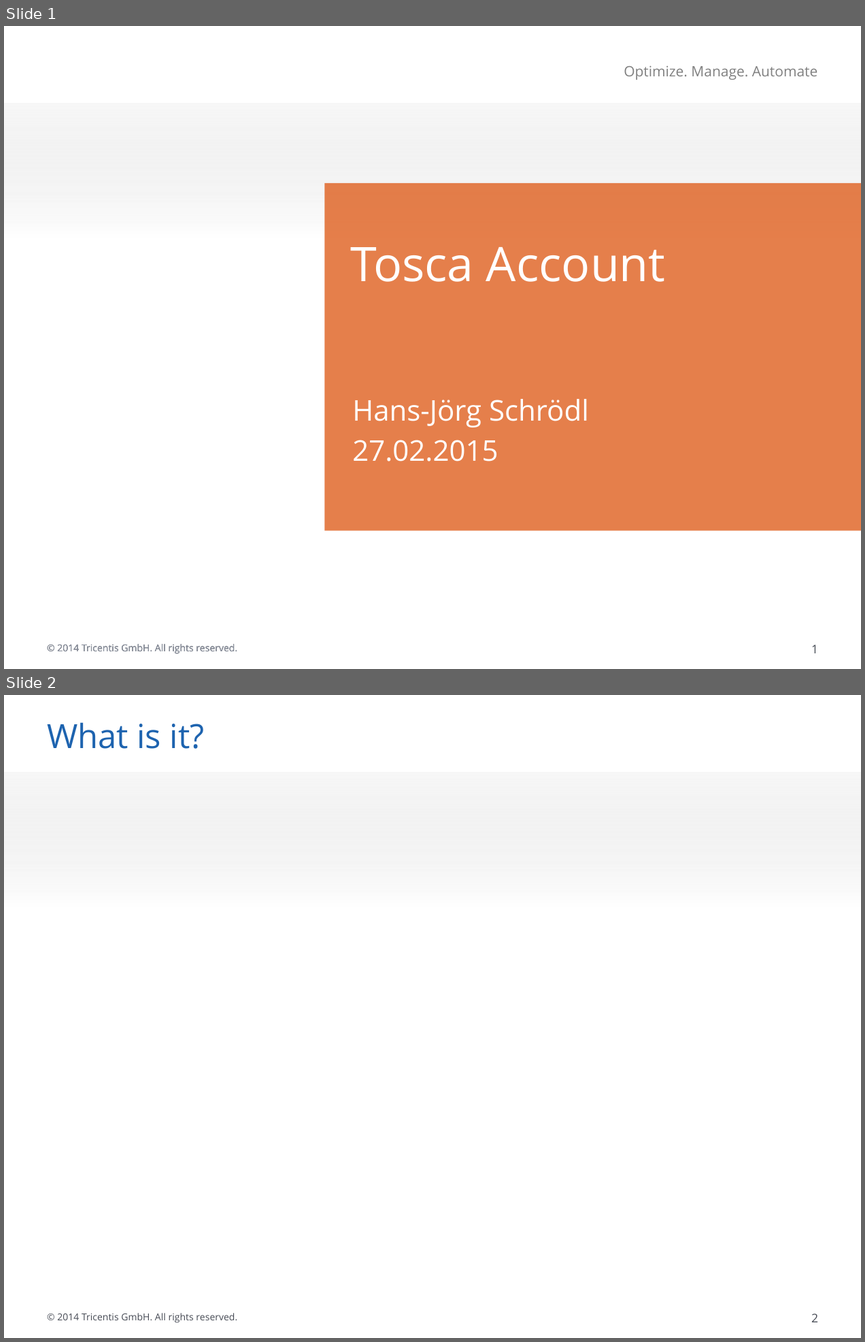
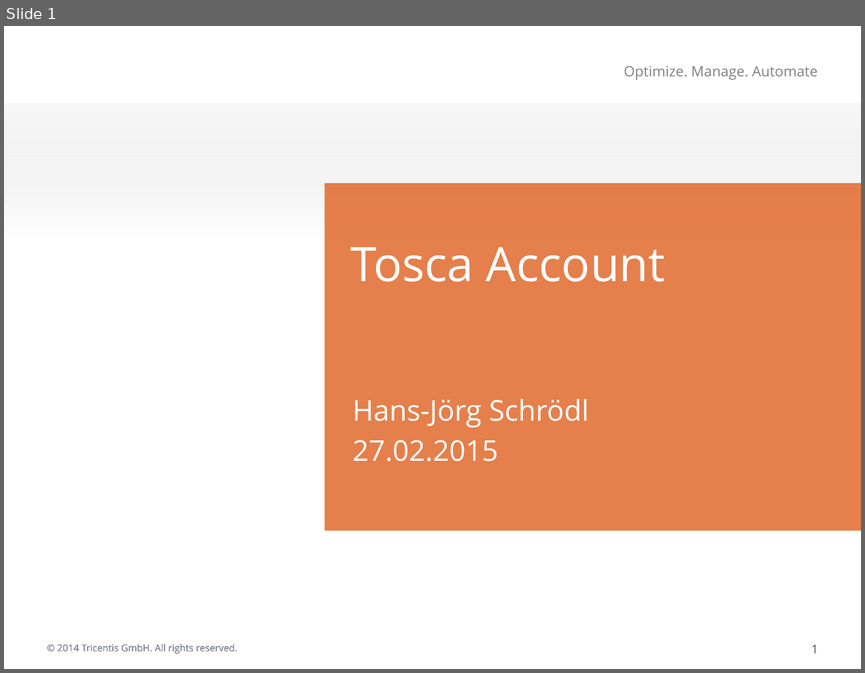
Before and after one commit to hschne/tosca-user-account, a slide deck: tosca-account-demo.pptx. Shown one above the other, each under a label of ours: slides 1 and 2 before the commit, slide 1 after it. The pictures are 865x1342 and 865x673 pixels, drawn with LibreOffice and Linux fonts; fonts in the diff are those of the drawing; background and template pictures are left out. Boxes give left, top, right and bottom in pixels: in the first picture for what was removed or moved away, otherwise in the second. Text is boxed around its words. In the diff, an @@ line names an element or a change of style, - is before the commit and + after.

```diff
--- a/tosca-account-demo.pptx
+++ b/tosca-account-demo.pptx
@@ slide 2 removed at (4,695,861,1338), background #FFFFFF; not listed: 3 template elements that a slide beside it also shows @@
@@ title removed at (47,722,205,749) @@
-What is it?
```
Also in this commit, not shown: 4 slides added.
